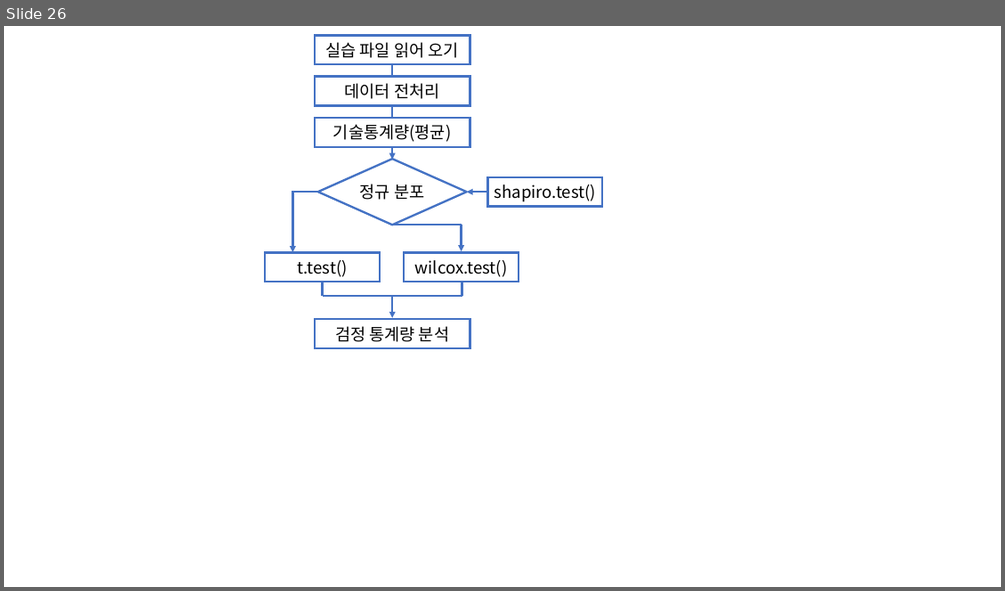
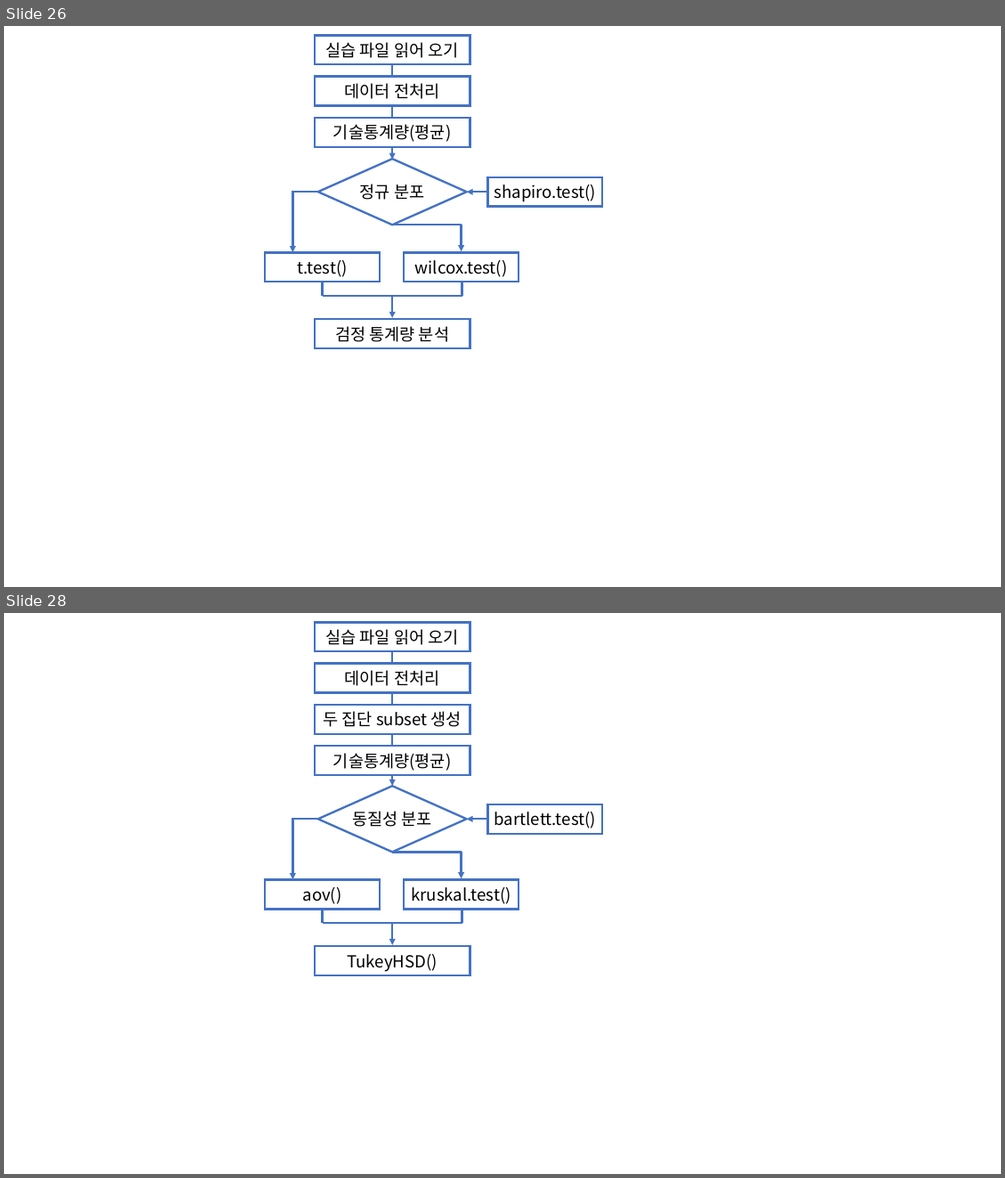
Before and after one commit to Rap0d/rap0d.github.io, a slide deck: assets/form/matrix.pptx. Shown one above the other, each under a label of ours: slide 26 before the commit, slides 26 and 28 after it; the slides between them are not shown. The pictures are 1005x591 and 1005x1178 pixels, drawn with LibreOffice and Linux fonts; fonts in the diff are those of the drawing. Boxes give left, top, right and bottom in pixels: in the first picture for what was removed or moved away, otherwise in the second. Text is boxed around its words. In the diff, an @@ line names an element or a change of style, - is before the commit and + after.

```diff
--- a/assets/form/matrix.pptx
+++ b/assets/form/matrix.pptx
@@ slide 28 added at (x1=4, y1=613, x2=1001, y2=1174), background #FFFFFF @@
@@ rectangle added at (x1=315, y1=622, x2=469, y2=651), fill #FFFFFF, outline #4472C4 2 pt, 16 pt, text #000000 @@
+실습 파일 읽어 오기
@@ rectangle added at (x1=315, y1=663, x2=469, y2=692), fill #FFFFFF, outline #4472C4 2 pt, 16 pt, text #000000 @@
+데이터 전처리
@@ arrow added from (392, 650) to (392, 786), #4472C4 2 pt @@
@@ rectangle added at (x1=315, y1=705, x2=469, y2=733), fill #FFFFFF, outline #4472C4 2 pt, 16 pt, text #000000 @@
+두 집단 subset 생성
@@ rectangle added at (x1=315, y1=747, x2=469, y2=775), fill #FFFFFF, outline #4472C4 2 pt, 16 pt, text #000000 @@
+기술통계량(평균)
@@ freeform shape added at (x1=318, y1=786, x2=467, y2=852), fill #FFFFFF, outline #4472C4 2 pt @@
@@ line added from (291, 819) to (320, 819), #4472C4 2 pt @@
@@ arrow added from (292, 819) to (292, 879), #4472C4 2 pt @@
@@ text added at (x1=352, y1=811, x2=432, y2=827), 16 pt, text #000000 @@
+동질성 분포
@@ arrow added from (488, 819) to (467, 819), #4472C4 2 pt @@
@@ rectangle added at (x1=488, y1=804, x2=602, y2=834), fill #FFFFFF, outline #4472C4 2 pt, 16 pt, text #000000 @@
+bartlett.test()
@@ line added from (392, 852) to (461, 852), #4472C4 2 pt @@
@@ arrow added from (461, 852) to (461, 878), #4472C4 2 pt @@
@@ rectangle added at (x1=265, y1=880, x2=380, y2=909), fill #FFFFFF, outline #4472C4 2 pt, 16 pt, text #000000 @@
+aov()
@@ rectangle added at (x1=404, y1=880, x2=518, y2=909), fill #FFFFFF, outline #4472C4 2 pt, 16 pt, text #000000 @@
+kruskal.test()
@@ line added from (323, 923) to (462, 923), #4472C4 2 pt @@
@@ line added from (323, 924) to (323, 909), #4472C4 2 pt @@
@@ arrow added from (392, 922) to (392, 945), #4472C4 2 pt @@
@@ line added from (461, 924) to (462, 909), #4472C4 2 pt @@
@@ rectangle added at (x1=315, y1=947, x2=469, y2=976), fill #FFFFFF, outline #4472C4 2 pt, 16 pt, text #000000 @@
+TukeyHSD()
```
Also in this commit, not shown: 17 slides changed, 1 other slide added, 3 other files.
